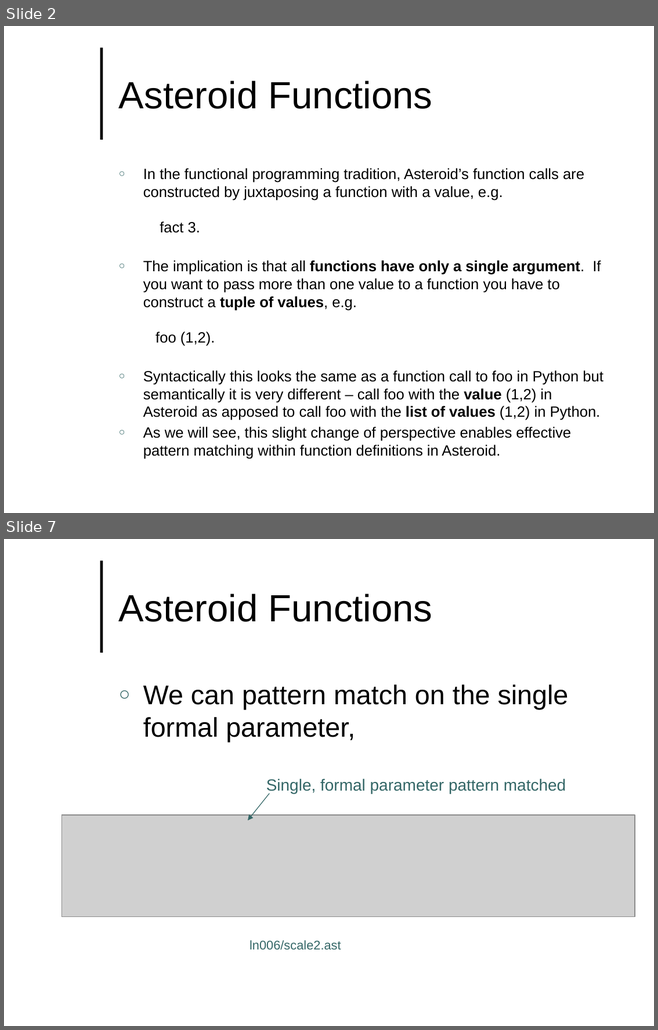
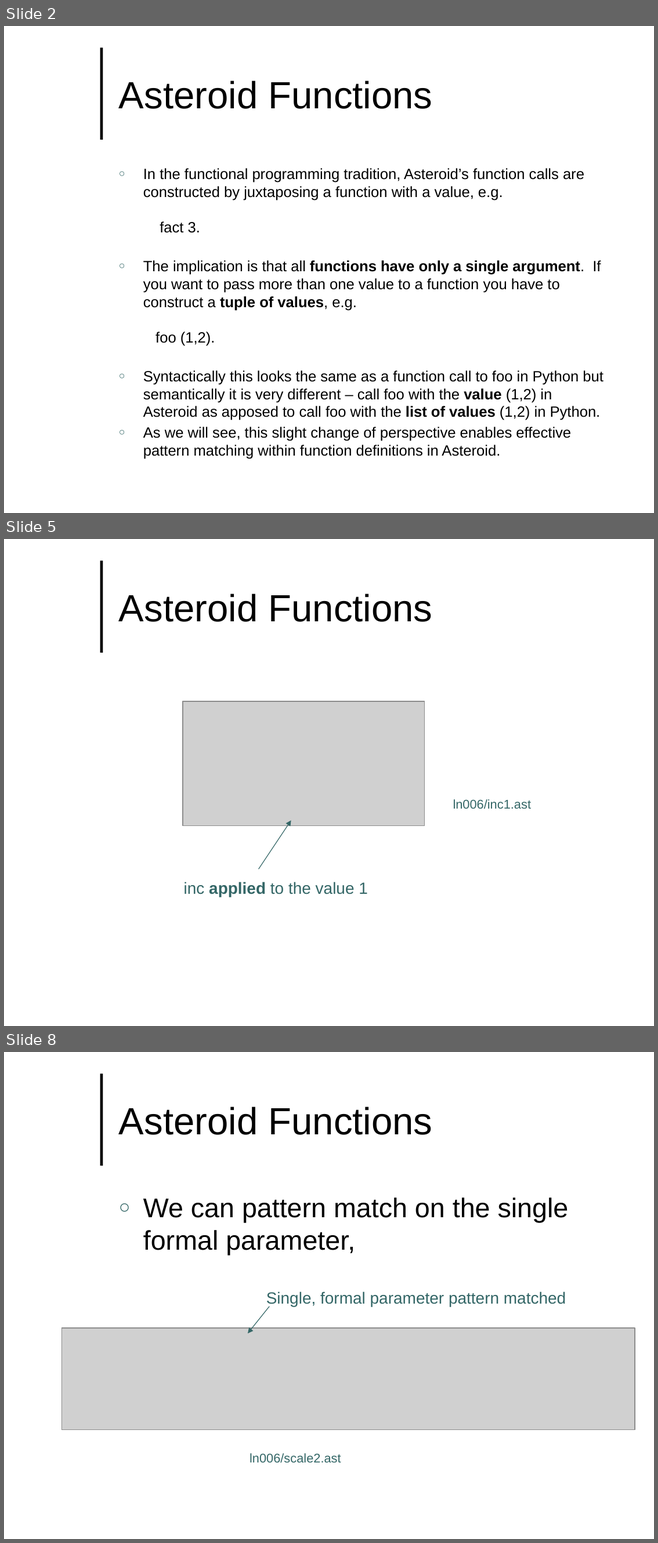
Before and after one commit to lutzhamel/CSC493, a slide deck: notes/csc493-ln006.pptx. Shown one above the other, each under a label of ours: slides 2 and 7 before the commit, slides 2, 5 and 8 after it; the slides between them are not shown. The pictures are 658x1030 and 658x1543 pixels, drawn with LibreOffice and Linux fonts; fonts in the diff are those of the drawing; grey boxes stand for pictures; background and template pictures are left out. Boxes give left, top, right and bottom in pixels: in the first picture for what was removed or moved away, otherwise in the second. Text is boxed around its words. In the diff, an @@ line names an element or a change of style, - is before the commit and + after.

```diff
--- a/notes/csc493-ln006.pptx
+++ b/notes/csc493-ln006.pptx
@@ slide 5 added at (4,539,654,1026), background #FFFFFF; not listed: 1 template element that a slide beside it also shows @@
@@ title added at (119,594,433,622), 42 pt, text #000000 @@
+Asteroid Functions
@@ picture added at (183,701,424,826) @@
@@ text added at (453,799,531,809), 14 pt, text #336666 @@
+ln006/inc1.ast
@@ arrow added from (259, 869) to (291, 820), #336666 0.75 pt @@
@@ text added at (184,882,368,897), 18 pt, text #336666 @@
+inc applied to the value 1
@@ what was slide 7 is now slide 8 @@
```
Also in this commit, not shown: 5 slides changed, 9 other files.
